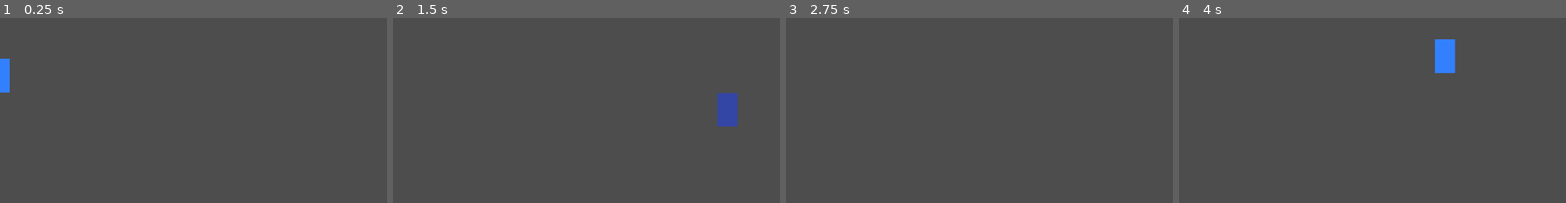
Above: before the commit, frames 1-4 (left to right).
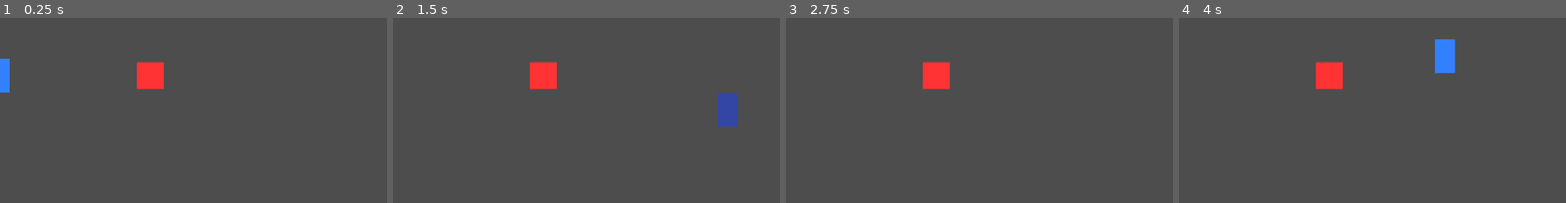
Above: after the commit, the same moments.

Repository: Michael-B-Li/game-jam
Game: Godot game, scene res://player/gun_test.tscn
Two runs of this game, one before a commit and one after it. Both use one fixed random seed, a clock stepped at 60 frames per second and the inputs below.
Inputs (mouse positions are % of the whole screen's width and height, from its top left):
- Up to frame 1 (0.25 s): no input
- Up to frame 2 (1.5 s): tap Enter at 0.5 s; move the mouse to (72, 39) at 0.52 s; hold D (move_right) 0.53-1.28 s; tap Q (glitch_1) at 0.6 s; move the mouse to (30, 51) at 1.27 s; hold S (move_down) from 1.28 s (still down); tap E (glitch_2) at 1.35 s
- Up to frame 3 (2.75 s): move the mouse to (60, 19) at 2.02 s; release S (move_down) at 2.03 s; hold D (move_right) from 2.03 s (still down); tap F (glitch_3) at 2.1 s
- Up to frame 4 (4 s): tap Space at 2.75 s; move the mouse to (45, 68) at 2.77 s; release D (move_right) at 2.78 s; hold W (move_up) 2.78-3.53 s; tap Z (glitch_4) at 2.85 s; move the mouse to (80, 62) at 3.52 s; hold A (move_left) from 3.53 s (still down); tap X (glitch_5) at 3.6 s
The pictures show only the part of the screen within x 50-100%, y 29-79%; the shares and areas given below are measured in that part.

The runs differ from the first frame. In frame 1, 1.1% of the frame differs, in the area x 35-43%, y 23-39%; in frame 2, 1.1%; in frame 3, 1.1%; in frame 4, 1.1%.

Commit message:
red enemy

Diff:
--- a/enemies/enemy.gd
+++ b/enemies/enemy.gd
@@ -13,6 +13,7 @@
 
 func _ready() -> void:
 	_health = max_health
+	add_to_group("enemies")  # Important for glitches and bullet detection
 	_on_spawned()
 
 func _physics_process(delta: float) -> void:
--- /dev/null
+++ b/player.tscn
@@ -0,0 +1,29 @@
+[gd_scene load_steps=3 format=3 uid="uid://cdsn38vj4pwij"]
+
+[ext_resource type="Script" path="res://player.gd" id="1_4flbx"]
+
+[sub_resource type="SpriteFrames" id="SpriteFrames_onrkg"]
+animations = [{
+"frames": [],
+"loop": true,
+"name": &"up",
+"speed": 5.0
+}, {
+"frames": [],
+"loop": true,
+"name": &"walk",
+"speed": 5.0
+}]
+
+[node name="Node2D" type="Node2D"]
+position = Vector2(-1, 0)
+
+[node name="Player" type="Area2D" parent="."]
+script = ExtResource("1_4flbx")
+metadata/_edit_group_ = true
+
+[node name="AnimatedSprite2D" type="AnimatedSprite2D" parent="Player"]
+sprite_frames = SubResource("SpriteFrames_onrkg")
+animation = &"up"
+
+[connection signal="body_entered" from="Player" to="Player/AnimatedSprite2D" method="_on_player_body_entered"]
--- a/player/gun_test.tscn
+++ b/player/gun_test.tscn
@@ -1,6 +1,7 @@
-[gd_scene load_steps=5 format=3 uid="uid://test_gun_scene"]
+[gd_scene load_steps=7 format=3 uid="uid://test_gun_scene"]
 
 [ext_resource type="Script" path="res://player/player.gd" id="1_player"]
+[ext_resource type="Script" path="res://enemies/enemy.gd" id="2_enemy"]
 
 [sub_resource type="RectangleShape2D" id="RectangleShape2D_player"]
 size = Vector2(40, 40)
@@ -20,6 +21,12 @@
 
 [sub_resource type="RectangleShape2D" id="RectangleShape2D_visual"]
 size = Vector2(30, 50)
+
+[sub_resource type="RectangleShape2D" id="RectangleShape2D_enemy"]
+size = Vector2(40, 40)
+
+[sub_resource type="RectangleShape2D" id="RectangleShape2D_enemy_visual"]
+size = Vector2(40, 40)
 
 [node name="GunTest" type="Node2D"]
 
@@ -45,4 +52,24 @@
 position = Vector2(576, 324)
 enabled = true
 
+[node name="Enemy" type="RigidBody2D" parent="."]
+position = Vector2(800, 324)
+collision_layer = 4
+gravity_scale = 0.0
+lock_rotation = true
+freeze_mode = 1
+script = ExtResource("2_enemy")
+max_health = 100
+speed = 0.0
+
+[node name="CollisionShape2D" type="CollisionShape2D" parent="Enemy"]
+shape = SubResource("RectangleShape2D_enemy")
+
+[node name="VisualRect" type="ColorRect" parent="Enemy"]
+offset_left = -20.0
+offset_top = -20.0
+offset_right = 20.0
+offset_bottom = 20.0
+color = Color(1, 0.2, 0.2, 1)
+
 [connection signal="body_entered" from="Player" to="Player" method="_on_player_body_entered"]
